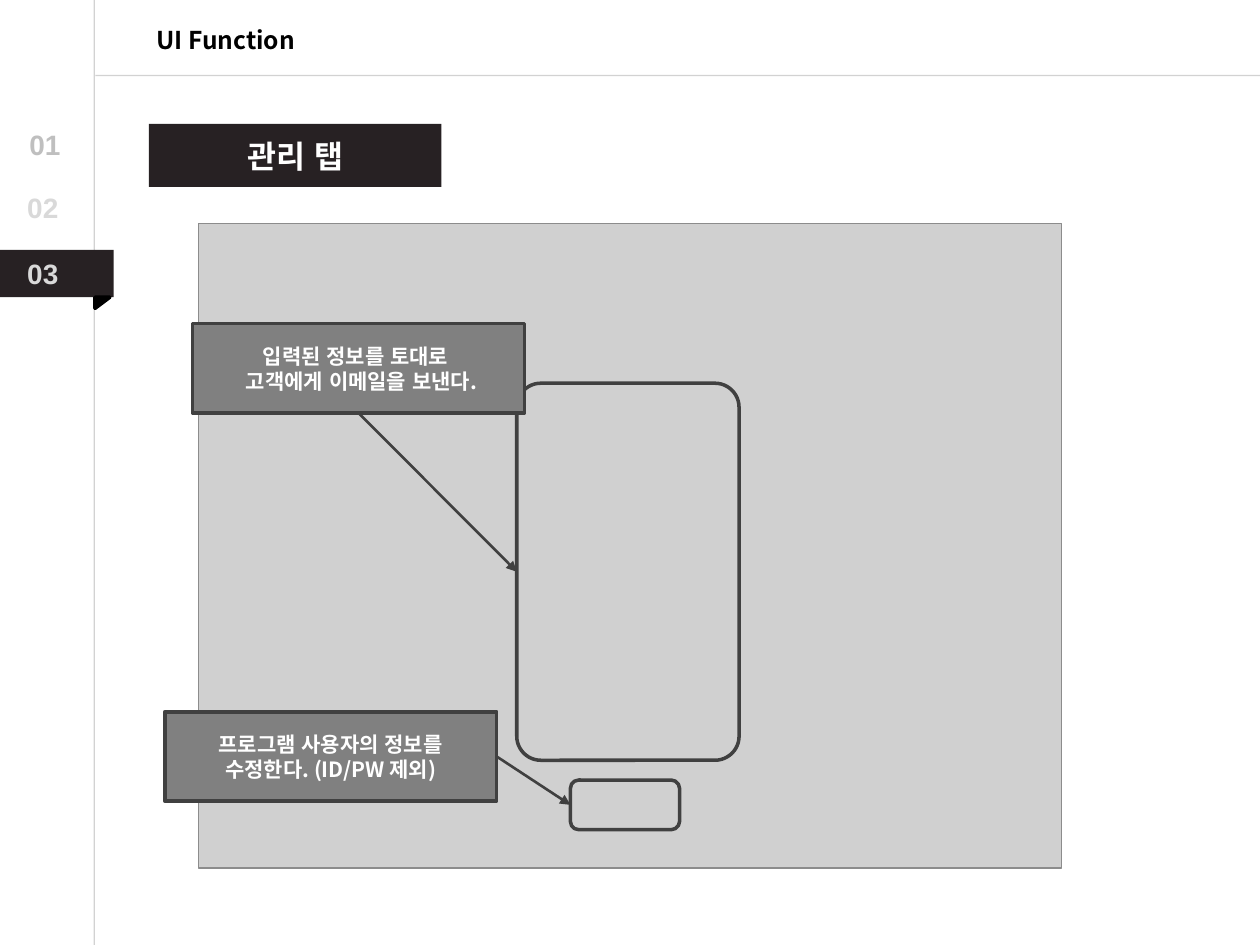
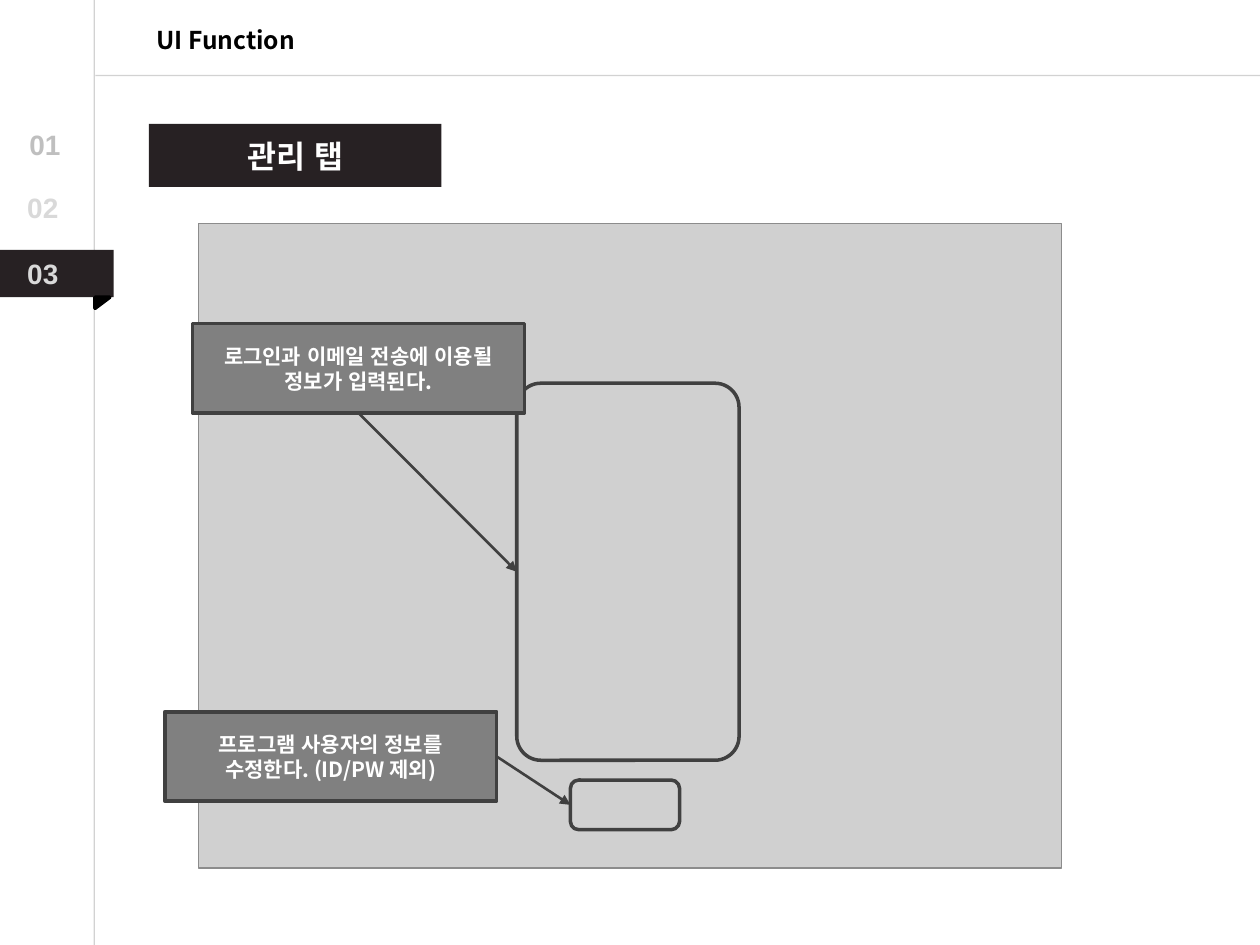
Before and after one commit to Dong-Jun-Shin/COMP_project, a slide deck: slide 38 of Document/DOC_source/ppt/COMP_Project_ppt.pptx (slide 37 before the commit). Drawn at 1260x945 pixels with LibreOffice and Linux fonts; fonts in the diff are those of the drawing; grey boxes stand for pictures. Boxes give left, top, right and bottom in pixels: in the first picture for what was removed or moved away, otherwise in the second. Text is boxed around its words. In the diff, an @@ line names an element or a change of style, - is before the commit and + after.

```diff
--- a/Document/DOC_source/ppt/COMP_Project_ppt.pptx
+++ b/Document/DOC_source/ppt/COMP_Project_ppt.pptx
@@ text in rectangle at (224,346,493,391): text changed @@
-입력된 정보를 토대로
-고객에게 이메일을 보낸다.
+로그인과 이메일 전송에 이용될 정보가 입력된다.
```
Also in this commit, not shown: 8 other slides changed, 1 slide added.
